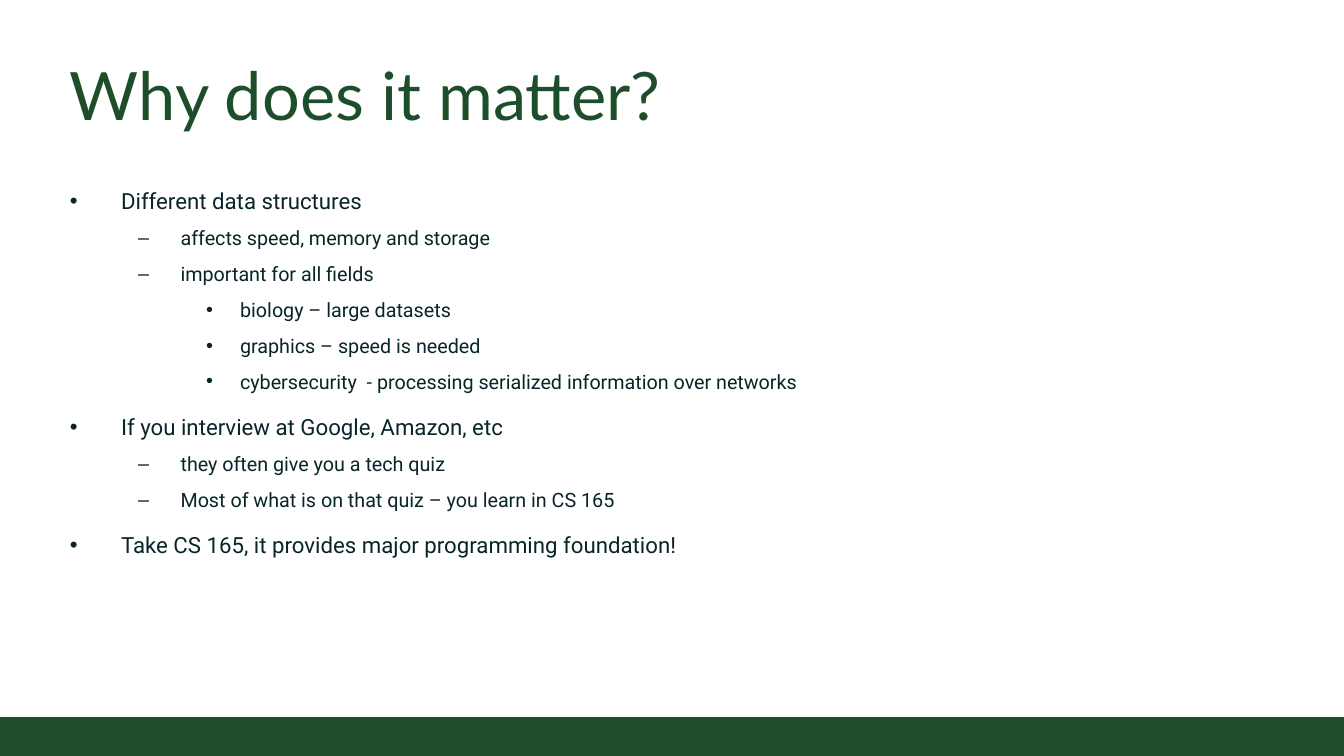
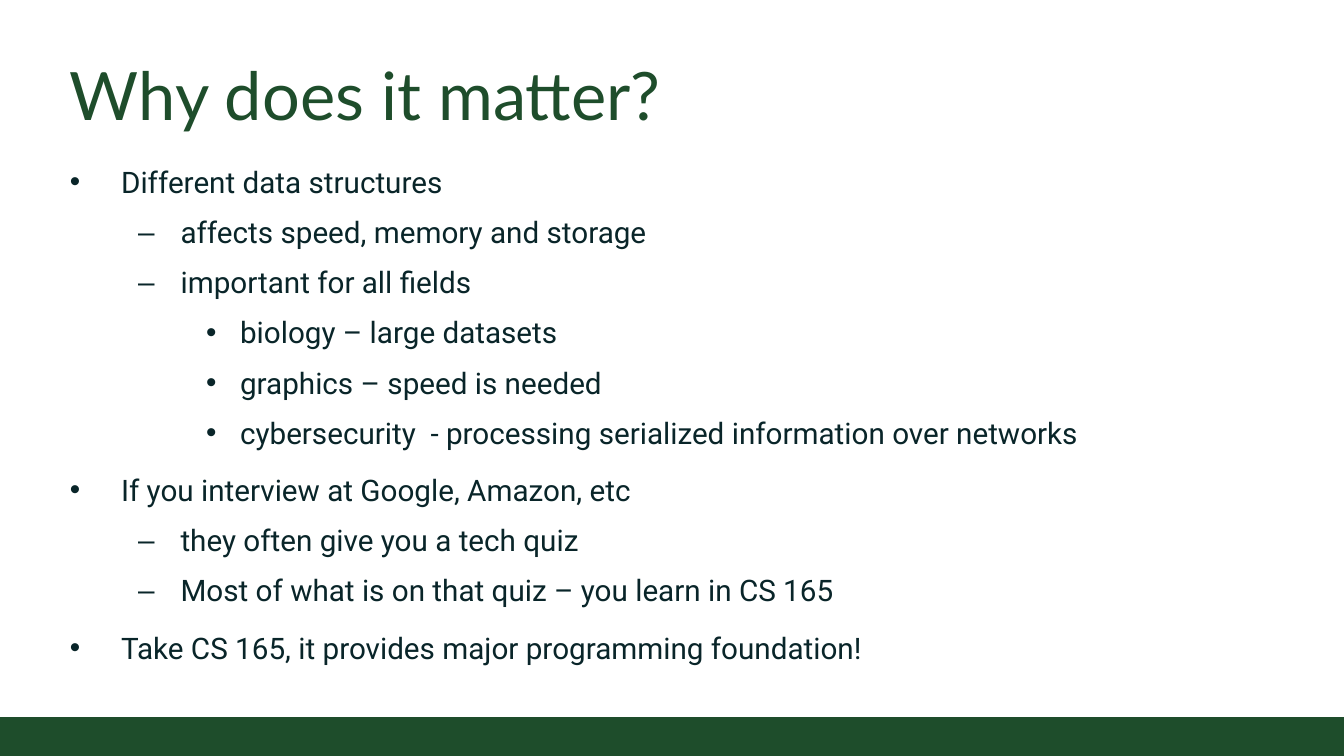
Before and after one commit to CSU-CompSci-CS163-4/Handouts, a slide deck: slide 12 of slides/On-Campus/14_03_Collections.pptx (slide 9 before the commit). Drawn at 1344x756 pixels with LibreOffice and Linux fonts; fonts in the diff are those of the drawing; background and template pictures are left out. Boxes give left, top, right and bottom in pixels: in the first picture for what was removed or moved away, otherwise in the second. Text is boxed around its words. In the diff, an @@ line names an element or a change of style, - is before the commit and + after.

```diff
--- a/slides/On-Campus/14_03_Collections.pptx
+++ b/slides/On-Campus/14_03_Collections.pptx
@@ text "Different data structures": place and size @@
-text "Different data structures" at (121, 192, 797, 558)
+text "Different data structures" at (121, 170, 1077, 666)
@@ text "Different data structures" at (121, 170, 1077, 666): size 18 to 24 pt in "Different data structures", "If you interview at Google, Amazon, etc", "Take CS 165, it provides major programming ..."; size 16 to 24 pt in "affects speed, memory and storage", "important for all fields", "biology – large datasets", "graphics – speed is needed" and 3 more places @@
```
Also in this commit, not shown: 5 other slides changed, 4 slides added, 1 slide removed.
